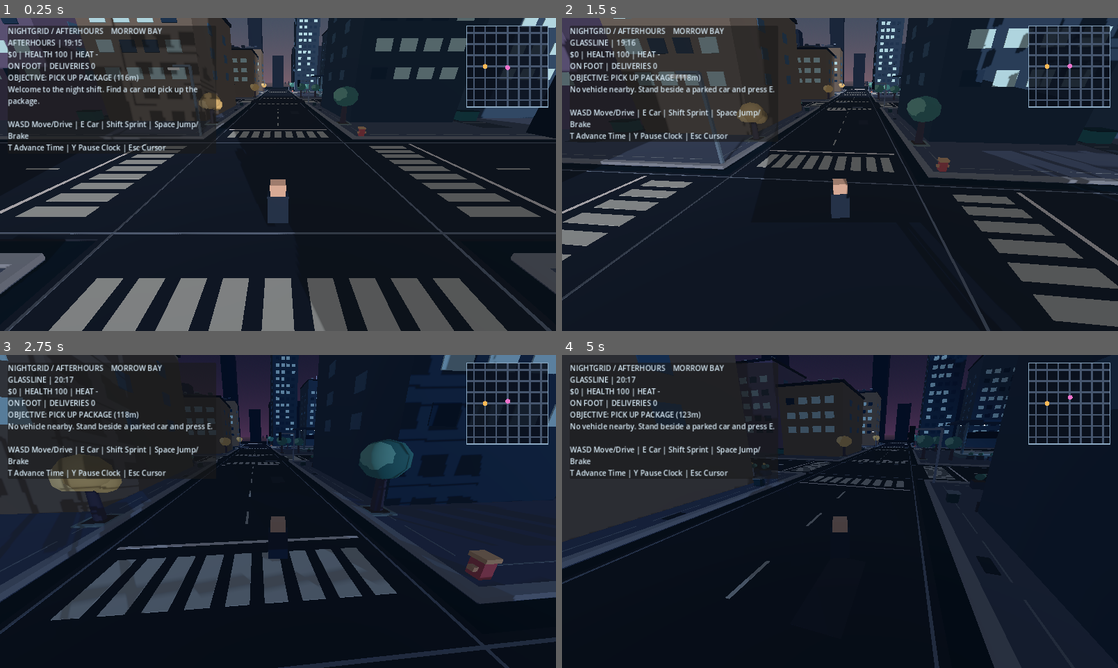
Above: before the commit, frames 1-4 (two rows, left to right).
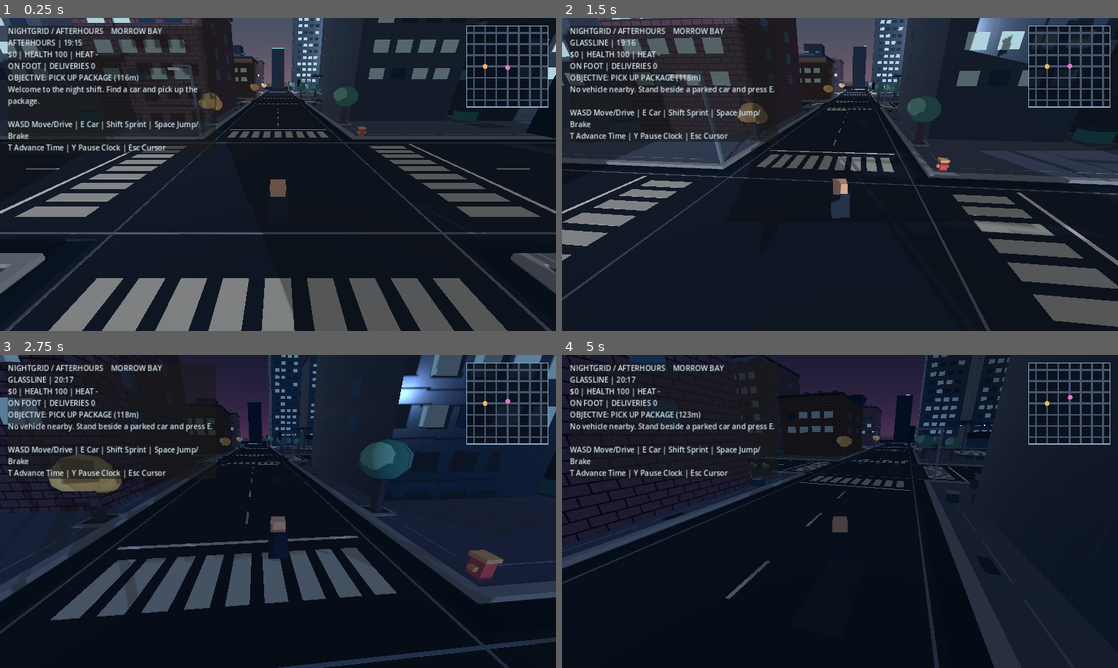
Above: after the commit, the same moments.

Repository: ProhibitedTV/NightGrid-Afterhours
Game: Godot game, scene res://scenes/main.tscn
The game is run twice, just before and just after one commit, with the same random seed, the same clock (stepped at 60 frames per second) and the same inputs.
Inputs (mouse positions are in pixels of both pictures, inside the frame that each line leads up to):
- Up to frame 1 (0.25 s): no input
- Up to frame 2 (1.5 s): tap Enter at 0.5 s; move the mouse to (867, 174) at 0.52 s; hold Shift 0.53-1.28 s; hold W from 0.53 s (still down); tap Space at 0.77 s; move the mouse to (812, 174) at 1.27 s; tap E at 1.35 s
- Up to frame 3 (2.75 s): keep holding W; tap Space at 1.52 s; move the mouse to (289, 505) at 2.02 s; tap T at 2.1 s
- Up to frame 4 (5 s): keep holding W; move the mouse to (834, 517) at 2.77 s; tap Y at 2.85 s; tap Space at 3.02, 3.77, 4.52 s; move the mouse to (878, 514) at 3.52 s; hold Shift 3.53-4.28 s; move the mouse to (795, 508) at 4.27 s; tap E at 4.35 s

The runs differ from the first frame. In frame 1, 5.9% of the frame differs, in the area x 0-100%, y 0-100%; in frame 2, 6.7%, in the area x 0-100%, y 0-72%; in frame 3, 5.5%; in frame 4, 3.7%.

Commit message:
feat(city): authored per-parcel lot manifest and fixed skyline silhouettes

Diff:
--- a/scripts/city_details.gd
+++ b/scripts/city_details.gd
@@ -1,5 +1,6 @@
 extends Node3D
 const WorldPlan = preload("res://scripts/world_plan.gd")
+const Materials = preload("res://scripts/material_library.gd")
 ## Seeded city dressing. Static shell collisions + batched decorative geometry.
 ## The four neighborhoods deliberately share road geometry but not street character.
 
@@ -28,7 +29,7 @@
 var _rng := RandomNumberGenerator.new()
 var _batches: Dictionary = {}
 var _palette: Dictionary = {}
-var _statistics := {"buildings": 0, "storefronts": 0, "street_props": 0, "batched_details": 0, "districts": 4, "landmarks": 0}
+var _statistics := {"buildings": 0, "storefronts": 0, "street_props": 0, "batched_details": 0, "districts": 4, "landmarks": 0, "authored_lots": 0}
 var _initialized := false
 
 func _ready() -> void:
@@ -90,7 +91,7 @@
 	transforms.append(Transform3D(Basis().scaled(size), at))
 	_statistics["batched_details"] += 1
 
-func _solid(at: Vector3, size: Vector3, color: Color) -> void:
+func _solid(at: Vector3, size: Vector3, color: Color, surface_kind: String = "CONCRETE") -> void:
 	var body := StaticBody3D.new()
 	body.position = at
 	var shape := CollisionShape3D.new()
@@ -102,7 +103,7 @@
 	var mesh := BoxMesh.new()
 	mesh.size = size
 	visual.mesh = mesh
-	visual.material_override = _material(color)
+	visual.material_override = Materials.surface(surface_kind, color)
 	body.add_child(visual)
 	add_child(body)
 
@@ -185,10 +186,10 @@
 		return
 	for building in range(2):
 		var x := center.x + (-10.5 if building == 0 else 10.5)
-		var depth := _rng.randf_range(19.0, 25.5)
-		var width := _rng.randf_range(14.0, 17.5)
-		var z := center.z + _rng.randf_range(-2.9, 0.7)
-		_build_building(Vector3(x, 0.0, z), width, depth, district, ix, iz, building)
+		var profile: Dictionary = WorldPlan.lot_profile(ix, iz, building)
+		var z: float = center.z + profile["offset_z"]
+		_build_building(Vector3(x, 0.0, z), profile, district, ix, iz, building)
+		_statistics["authored_lots"] += 1
 	# The gap between the two buildings reads as a service alley.
 	_detail(center + Vector3(0.0, 0.155, 3.0), Vector3(3.8, 0.035, 25.0), Color("353e48"))
 	for mark in range(4):
@@ -251,27 +252,17 @@
 			_label("SABLE SQUARE", center + Vector3(0.0, 7.15, 14.8), label_color, 70)
 	_statistics["street_props"] += 1
 
-func _build_building(center: Vector3, width: float, depth: float, district: String, ix: int, iz: int, which: int) -> void:
-	var height := 15.0
-	var wall := Color("4b5262")
-	match district:
-		"VESPER MARKET":
-			height = _rng.randf_range(13.0, 26.0)
-			wall = Color("61556d") if which == 0 else Color("706354")
-		"GLASSLINE":
-			height = _rng.randf_range(33.0, 72.0)
-			wall = Color("283d50") if which == 0 else Color("32495d")
-		"BRICKWATER":
-			height = _rng.randf_range(12.0, 31.0)
-			wall = BRICK if which == 0 else Color("656059")
-		"AFTERHOURS":
-			height = _rng.randf_range(20.0, 48.0)
-			wall = Color("333450") if which == 0 else Color("53445a")
+func _build_building(center: Vector3, profile: Dictionary, district: String, ix: int, iz: int, which: int) -> void:
+	var height: float = profile["height"]
+	var width: float = profile["width"]
+	var depth: float = profile["depth"]
+	var wall := Color(str(profile["wall"]))
+	var surface_kind: String = profile["material"]
 	var front := center.z - depth / 2.0
 	var back := center.z + depth / 2.0
 	var left := center.x - width / 2.0
 	var right := center.x + width / 2.0
-	_solid(Vector3(center.x, height / 2.0 + 0.15, center.z), Vector3(width, height, depth), wall)
+	_solid(Vector3(center.x, height / 2.0 + 0.15, center.z), Vector3(width, height, depth), wall, surface_kind)
 	_statistics["buildings"] += 1
 
 	# Foundation plinth, cast shadow line, parapet, mechanical penthouse.
@@ -443,12 +434,18 @@
 	_statistics["street_props"] += 1
 
 func _build_far_skyline() -> void:
-	# Cheap silhouette rings mask the hard play-area edge without more collision.
-	for index in range(64):
-		var angle := TAU * float(index) / 64.0
-		var radius := _rng.randf_range(239.0, 279.0)
-		var height := _rng.randf_range(18.0, 85.0)
+	# Authored heights and silhouettes. No RNG decides skyline landmarks.
+	var silhouettes := [
+		18.0, 32.0, 47.0, 23.0, 56.0, 76.0, 34.0, 49.0,
+		31.0, 64.0, 40.0, 82.0, 29.0, 43.0, 58.0, 28.0,
+		36.0, 51.0, 88.0, 35.0, 60.0, 73.0, 31.0, 44.0,
+		39.0, 68.0, 35.0, 61.0, 26.0, 45.0, 69.0, 39.0
+	]
+	for index in range(silhouettes.size()):
+		var angle := TAU * float(index) / float(silhouettes.size())
+		var radius := 245.0 + float(index % 4) * 7.5
+		var height: float = silhouettes[index]
 		var at := Vector3(cos(angle) * radius, height / 2.0, sin(angle) * radius)
-		_detail(at, Vector3(_rng.randf_range(12.0, 23.0), height, _rng.randf_range(12.0, 23.0)), Color("172434"))
+		_detail(at, Vector3(14.0 + float(index % 3) * 3.0, height, 14.0 + float(index % 4) * 2.5), Color("172434"))
 		if index % 3 == 0:
 			_detail(at + Vector3(0.0, height / 2.0 + 0.25, 0.0), Vector3(13.0, 0.16, 12.0), Color("447d90"), true)
--- a/scripts/world_plan.gd
+++ b/scripts/world_plan.gd
@@ -15,6 +15,41 @@
 	"SABLE SQUARE": "The city's unofficial late-night performance plaza."
 }
 const BLOCK_SIZE = 58.0
+
+# Each two-building parcel has an explicit design picked by the world artist.
+# Columns ix=-3..2, rows iz=-3..2; major world blocks replace their entries.
+const LOT_ROWS = [
+	"V1/V3,V2/V4,V3/V1,G1/G2,G4/G3,G2/G1",
+	"V4/V2,V1/V2,V2/V3,G3/G4,G1/G3,G4/G2",
+	"V2/V1,V3/V4,V4/V1,G2/G3,G3/G1,G1/G4",
+	"B1/B2,B4/B3,B3/B1,A2/A1,A4/A3,A1/A3",
+	"B2/B4,B3/B2,B1/B4,A4/A2,A1/A4,A3/A2",
+	"B4/B1,B2/B3,B4/B2,A1/A3,A2/A4,A4/A1"
+]
+const LOT_PROFILES = {
+	"V1": {"height": 18.0, "width": 16.0, "depth": 23.0, "offset_z": -1.2, "wall": "766070", "material": "BRICK"},
+	"V2": {"height": 24.0, "width": 14.5, "depth": 21.0, "offset_z": 0.8, "wall": "665e6c", "material": "CONCRETE"},
+	"V3": {"height": 14.0, "width": 16.8, "depth": 25.0, "offset_z": 0.1, "wall": "745f58", "material": "BRICK"},
+	"V4": {"height": 21.0, "width": 15.2, "depth": 22.0, "offset_z": -2.0, "wall": "536276", "material": "CONCRETE"},
+	"G1": {"height": 67.0, "width": 16.7, "depth": 24.0, "offset_z": 0.4, "wall": "42596d", "material": "GLASS"},
+	"G2": {"height": 48.0, "width": 14.9, "depth": 23.0, "offset_z": -1.2, "wall": "40556a", "material": "GLASS"},
+	"G3": {"height": 38.0, "width": 16.0, "depth": 21.0, "offset_z": 0.1, "wall": "4b5f6f", "material": "METAL"},
+	"G4": {"height": 60.0, "width": 15.5, "depth": 25.0, "offset_z": -0.4, "wall": "344b60", "material": "GLASS"},
+	"B1": {"height": 14.0, "width": 16.8, "depth": 24.0, "offset_z": -0.8, "wall": "794c52", "material": "BRICK"},
+	"B2": {"height": 20.0, "width": 14.9, "depth": 22.0, "offset_z": 0.0, "wall": "70625c", "material": "BRICK"},
+	"B3": {"height": 27.0, "width": 15.7, "depth": 25.0, "offset_z": 0.8, "wall": "5d6065", "material": "METAL"},
+	"B4": {"height": 17.0, "width": 16.2, "depth": 21.0, "offset_z": -1.2, "wall": "845e54", "material": "BRICK"},
+	"A1": {"height": 41.0, "width": 16.5, "depth": 25.0, "offset_z": -0.5, "wall": "514563", "material": "CONCRETE"},
+	"A2": {"height": 27.0, "width": 15.0, "depth": 23.0, "offset_z": 0.4, "wall": "4a425b", "material": "BRICK"},
+	"A3": {"height": 46.0, "width": 16.0, "depth": 24.0, "offset_z": -1.0, "wall": "344258", "material": "METAL"},
+	"A4": {"height": 32.0, "width": 15.5, "depth": 22.0, "offset_z": 1.0, "wall": "624d66", "material": "CONCRETE"}
+}
+
+static func lot_profile(ix: int, iz: int, building_index: int) -> Dictionary:
+	assert(ix >= -3 and ix <= 2 and iz >= -3 and iz <= 2)
+	assert(building_index == 0 or building_index == 1)
+	var codes: PackedStringArray = LOT_ROWS[iz + 3].split(",")[ix + 3].split("/")
+	return LOT_PROFILES[codes[building_index]].duplicate()
 
 static func landmark_for_block(ix: int, iz: int) -> String:
 	return LANDMARK_BLOCKS.get("%d,%d" % [ix, iz], "")
